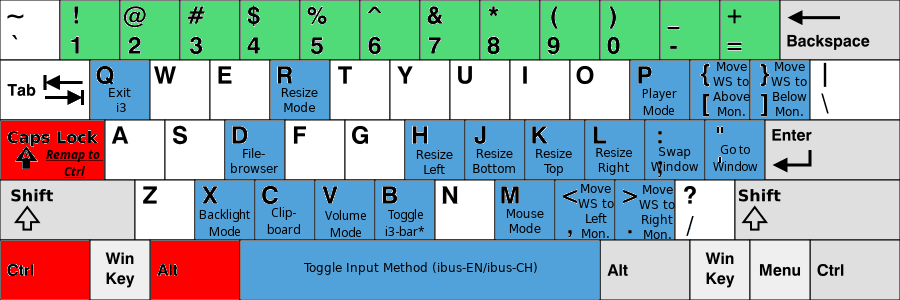
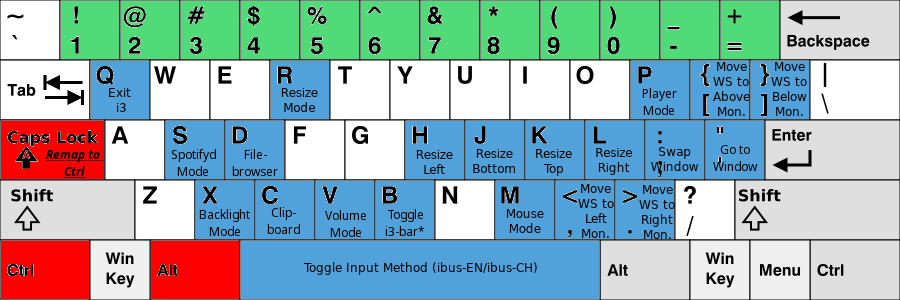
Layered file, before and after one edit (900 × 300). Changes by layer:
painted on "File- ..." over [231, 148, 278, 176]
added layer "Spotifyd ..." above "KB_United_States-NoAltGr.svg" over [171, 149, 216, 176]
painted on "KB_United_States-NoAltGr.svg" over [166, 121, 224, 179]
